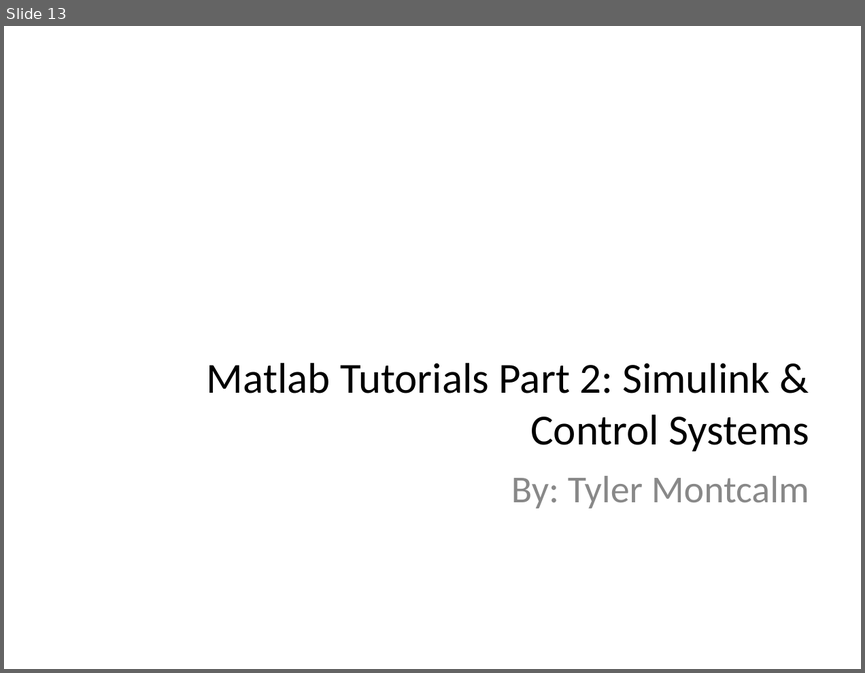
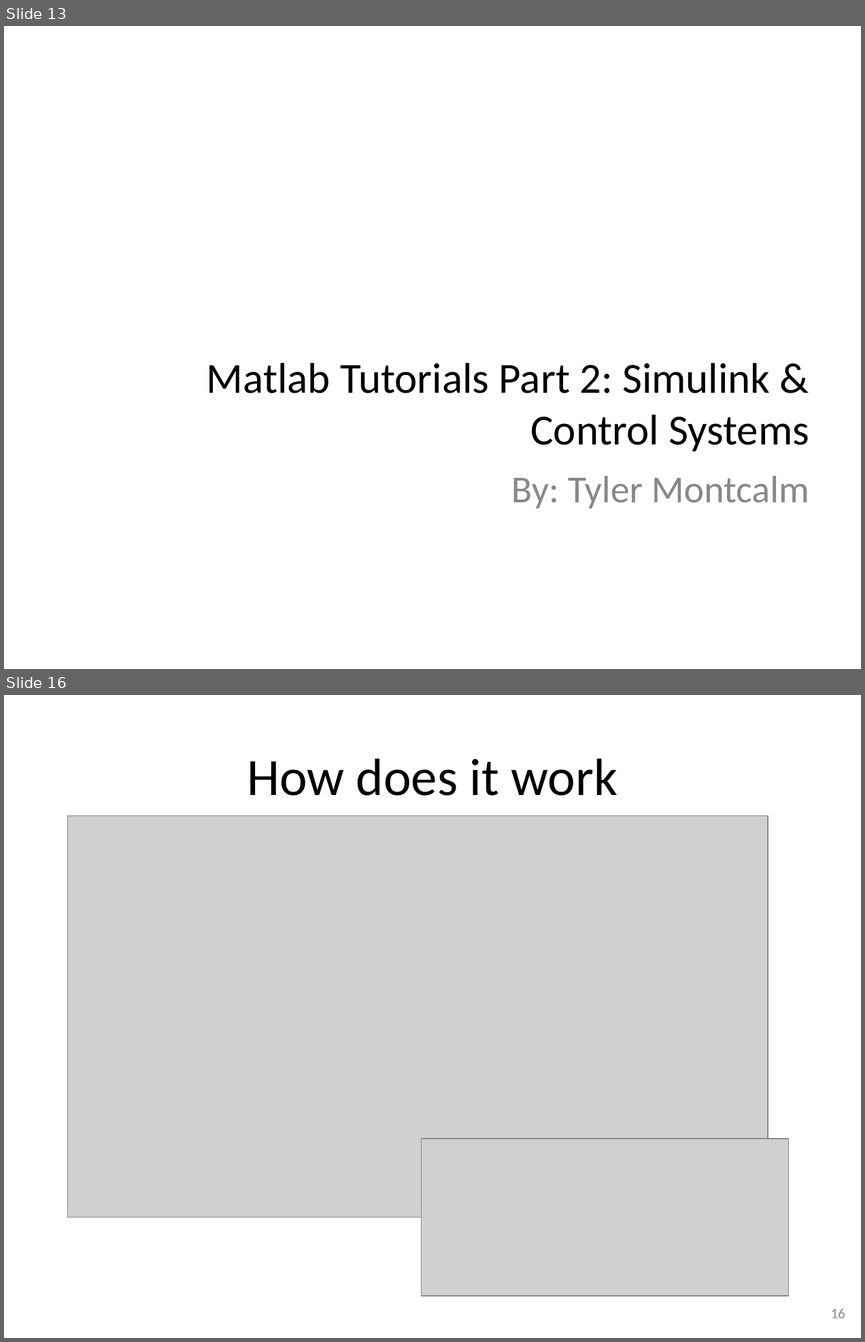
Before and after one commit to Tyler-Montcalm/Baja-Matlab-Tutorials, a slide deck: Presentation.pptx. Shown one above the other, each under a label of ours: slide 13 before the commit, slides 13 and 16 after it; the slides between them are not shown. The pictures are 865x673 and 865x1342 pixels, drawn with LibreOffice and Linux fonts; fonts in the diff are those of the drawing; grey boxes stand for pictures; background and template pictures are left out. Boxes give left, top, right and bottom in pixels: in the first picture for what was removed or moved away, otherwise in the second. Text is boxed around its words. In the diff, an @@ line names an element or a change of style, - is before the commit and + after.

```diff
--- a/Presentation.pptx
+++ b/Presentation.pptx
@@ slide 16 added at [4, 695, 861, 1338], background picture (left out) @@
@@ title added at [247, 758, 617, 796], 44 pt, text #000000 @@
+How does it work
@@ picture added at [67, 816, 768, 1218] @@
@@ picture added at [422, 1138, 788, 1295] @@
@@ page number added at [831, 1308, 845, 1318], 12 pt, text #888888 @@
+16
```
Also in this commit, not shown: 4 other slides added, 12 other files.
